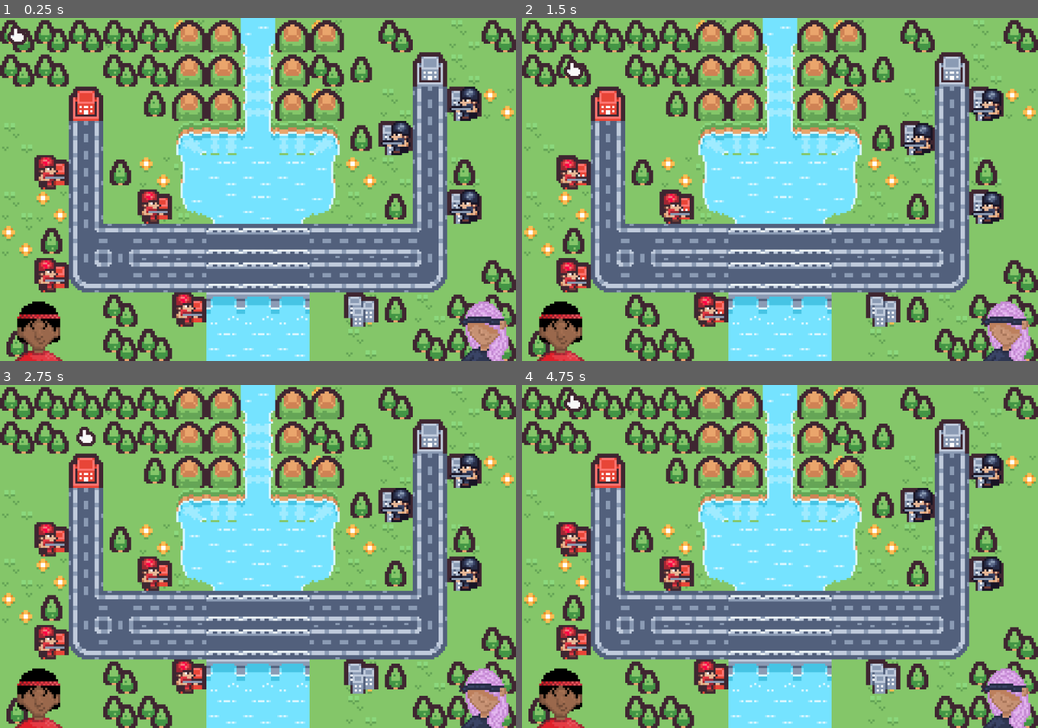
Above: before the commit, frames 1-4 (two rows, left to right).
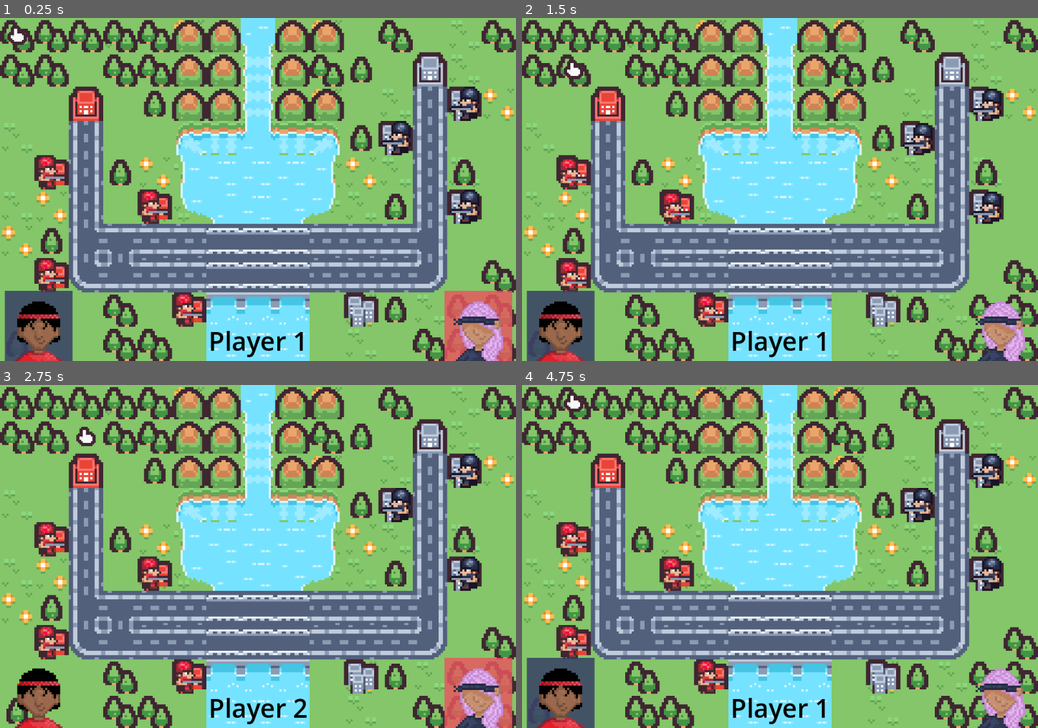
Above: after the commit, the same moments.

Repository: ARnhrt/gamedev_final
Game: Godot game, scene res://world.tscn
Same seed, same stepped clock (60 frames per second), same inputs: the game is played once before the commit and once after it.
Inputs:
- Up to frame 1 (0.25 s): no input
- Up to frame 2 (1.5 s): tap Enter (ui_accept) at 0.5, 0.77 s; hold Right (move_right) 0.53-1.28 s; tap E (end_turn) at 0.6, 1.35 s; hold Down (move_down) from 1.28 s (still down)
- Up to frame 3 (2.75 s): tap Enter (ui_accept) at 1.52 s; release Down (move_down) at 2.03 s; hold Right (move_right) from 2.03 s (still down); tap Q (wait) at 2.1 s; tap E (end_turn) at 2.3 s
- Up to frame 4 (4.75 s): release Right (move_right) at 2.78 s; hold W (move_up) 2.78-3.53 s; tap E (end_turn) at 2.85, 3.6, 4.55 s; tap Enter (ui_accept) at 3.02, 3.77, 4.52 s; hold A (move_left) from 3.53 s (still down); tap Q (wait) at 4.35 s

The runs differ from the first frame. In frame 1, 4.1% of the frame differs, in the area x 0-100%, y 79-100%; in frame 2, 2.8%; in frame 3, 2.6%; in frame 4, 2.8%.

Commit message:
i can't remember i think sound affects

Diff:
--- a/final-project/canvas_layer.tscn
+++ b/final-project/canvas_layer.tscn
@@ -36,6 +36,20 @@
 [node name="HUD" type="CanvasLayer"]
 script = ExtResource("1_tg4cr")
 
+[node name="ColorRect2" type="ColorRect" parent="."]
+offset_left = 827.0
+offset_top = 509.0
+offset_right = 953.0
+offset_bottom = 640.0
+color = Color(0.9098039, 0.3372549, 0.36862746, 0.8235294)
+
+[node name="ColorRect1" type="ColorRect" parent="."]
+offset_left = 9.0
+offset_top = 509.0
+offset_right = 135.0
+offset_bottom = 640.0
+color = Color(0.22745098, 0.26666668, 0.4, 0.88235295)
+
 [node name="PlayerOne" type="AnimatedSprite2D" parent="."]
 texture_filter = 1
 position = Vector2(72, 577)
@@ -44,6 +58,23 @@
 
 [node name="PlayerTwo" type="AnimatedSprite2D" parent="."]
 texture_filter = 1
-position = Vector2(902, 577)
+position = Vector2(892, 577)
 scale = Vector2(4, 4)
 sprite_frames = SubResource("SpriteFrames_mx0kw")
+
+[node name="Label" type="Label" parent="."]
+anchors_preset = 7
+anchor_left = 0.5
+anchor_top = 1.0
+anchor_right = 0.5
+anchor_bottom = 1.0
+offset_left = -92.5
+offset_top = -71.0
+offset_right = 92.5
+offset_bottom = -4.0
+grow_horizontal = 2
+grow_vertical = 0
+size_flags_vertical = 8
+theme_override_colors/font_color = Color(0, 0, 0, 1)
+theme_override_font_sizes/font_size = 48
+text = "Player 1"
--- a/final-project/world.gd
+++ b/final-project/world.gd
@@ -113,8 +113,16 @@
 
 	if current_team == "red":
 		current_team = "grey"
+		$p2.play()
+		$HUD/Label.text = "Player 2"
+		$HUD/ColorRect2.show()
+		$HUD/ColorRect1.hide()
 	else:
 		current_team = "red"
+		$p1.play()
+		$HUD/Label.text = "Player 1"
+		$HUD/ColorRect1.show()
+		$HUD/ColorRect2.hide()
 
 	print("Current turn: ", current_team)
 
--- a/final-project/world.tscn
+++ b/final-project/world.tscn
@@ -6,8 +6,10 @@
 [ext_resource type="Texture2D" uid="uid://dnvk271gv0rc" path="res://assets/tilemap_packed.png" id="3_036b0"]
 [ext_resource type="Texture2D" uid="uid://cvk0yu8m6uak8" path="res://assets/tiles.png" id="4_aqk2v"]
 [ext_resource type="PackedScene" uid="uid://bojurhv8qko6i" path="res://cursor.tscn" id="5_036b0"]
-[ext_resource type="PackedScene" path="res://canvas_layer.tscn" id="7_pkg7o"]
+[ext_resource type="PackedScene" uid="uid://b5id27r5a7gqx" path="res://canvas_layer.tscn" id="7_pkg7o"]
 [ext_resource type="AudioStream" uid="uid://3bv0vck408ki" path="res://assets/ouch.wav" id="8_gbfbk"]
+[ext_resource type="AudioStream" uid="uid://ciiwndvt7uva8" path="res://assets/p1.wav" id="9_wse8f"]
+[ext_resource type="AudioStream" uid="uid://ct4wmcdr7mhhi" path="res://assets/p2.wav" id="10_ic0uy"]
 
 [sub_resource type="TileSetAtlasSource" id="TileSetAtlasSource_dwbse"]
 texture = ExtResource("3_036b0")
@@ -1017,3 +1019,9 @@
 
 [node name="death_sound" type="AudioStreamPlayer2D" parent="."]
 stream = ExtResource("8_gbfbk")
+
+[node name="p1" type="AudioStreamPlayer2D" parent="."]
+stream = ExtResource("9_wse8f")
+
+[node name="p2" type="AudioStreamPlayer2D" parent="."]
+stream = ExtResource("10_ic0uy")
Not shown, added: final-project/assets/p1.wav.import
Not shown, added: final-project/assets/p2.wav.import
Not shown: 1 places in final-project/world.tscn that only renumber resources
Not shown, added: final-project/assets/p1.wav
Not shown, added: final-project/assets/p2.wav
